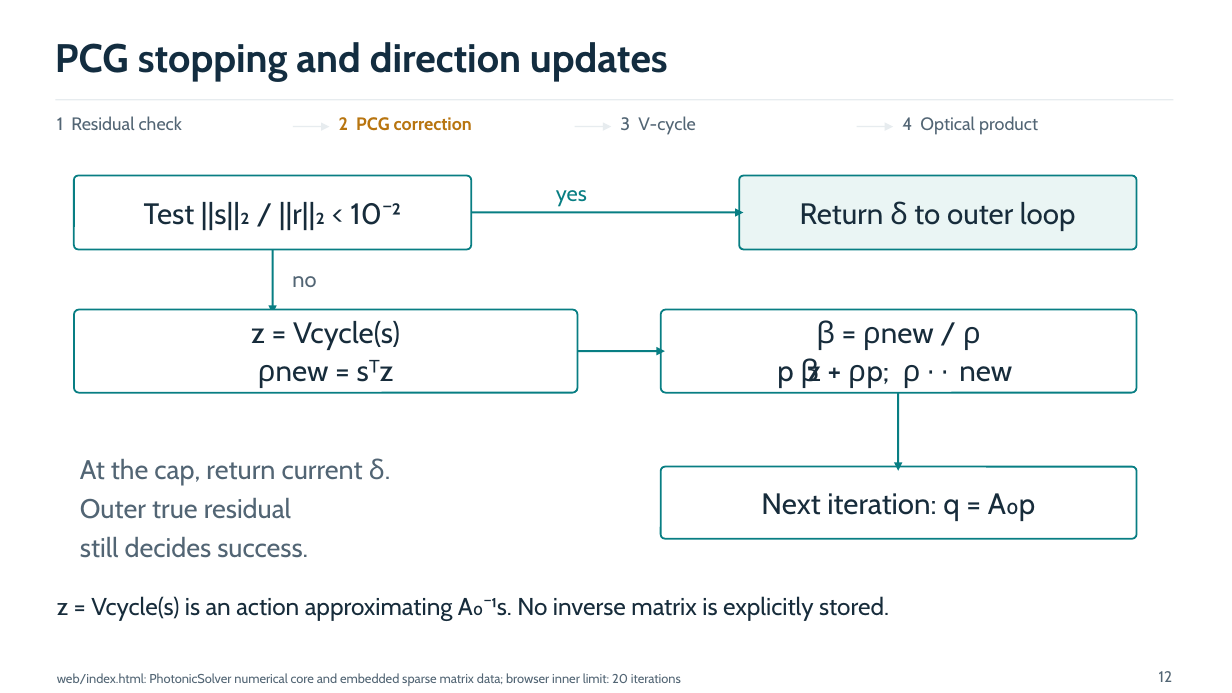
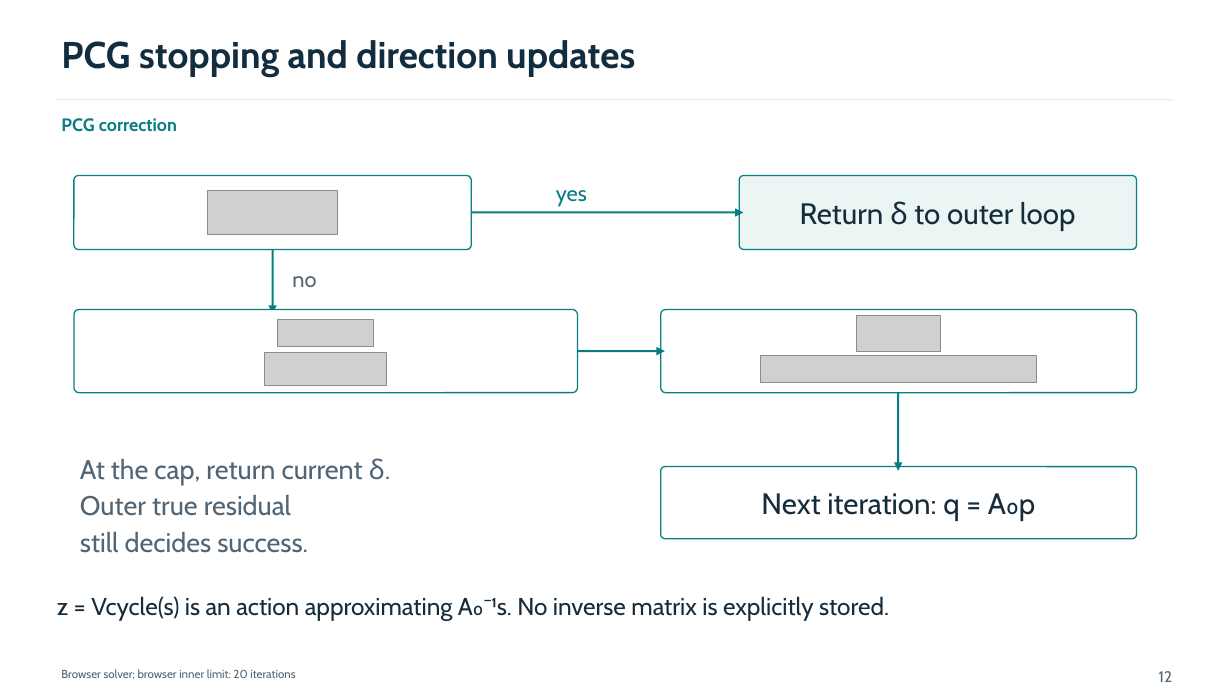
Before and after one commit to samarthdubey46/multigrid-pde-solver, a slide deck: slide 12 of presentation/build/photonic-pde-draft.pptx. Drawn at 1232x693 pixels with LibreOffice and Linux fonts; fonts in the diff are those of the drawing; grey boxes stand for pictures. Boxes give left, top, right and bottom in pixels: in the first picture for what was removed or moved away, otherwise in the second. Text is boxed around its words. In the diff, an @@ line names an element or a change of style, - is before the commit and + after.

```diff
--- a/presentation/build/photonic-pde-draft.pptx
+++ b/presentation/build/photonic-pde-draft.pptx
@@ text "PCG stopping and direction updates" at (61,40,635,77): size 31 to 29 pt; less space between paragraphs @@
@@ text removed at (57,116,182,130) @@
-1 Residual check
@@ text at (61,118,177,132): text changed; text colour #B87510 to #087E83 @@
-2 PCG correction
+PCG correction
@@ text removed at (620,116,696,135) @@
-3 V-cycle
@@ text removed at (902,116,1038,135) @@
-4 Optical product
@@ rectangle removed at (293,126,325,127) @@
@@ triangle removed at (322,122,330,130) @@
@@ rectangle removed at (575,126,607,127) @@
@@ triangle removed at (604,122,612,130) @@
@@ rectangle removed at (857,126,889,127) @@
@@ triangle removed at (884,122,893,130) @@
@@ text in rounded rectangle at (144,202,401,230): text removed @@
-Test ||s||₂ / ||r||₂ < 10⁻²
@@ picture added at (207,190,338,234) @@
@@ text in rounded rectangle at (251,321,400,350): text removed @@
-z = Vcycle(s)
-ρnew = sᵀz
@@ picture added at (277,320,373,347) @@
@@ outline #087E83 1.4 pt to #087E83 1 pt in 3 elements at (74,176,471,250), (74,310,578,393), (661,310,1137,393) @@
@@ text in rounded rectangle at (777,320,981,388): text removed @@
-β = ρnew / ρ
-p ← z + βp; ρ ← ρnew
@@ picture added at (857,315,941,351) @@
@@ picture added at (265,352,387,385) @@
@@ picture added at (761,356,1036,383) @@
@@ text "At the cap, return current ..." at (80,458,385,553): less space between paragraphs @@
@@ text at (61,669,295,679): text changed; size 10 to 9 pt @@
-web/index.html: PhotonicSolver numerical core and embedded sparse matrix data; browser inner limit: 20 iterations
+Browser solver; browser inner limit: 20 iterations
```
Also in this commit, not shown: 33 other slides changed, 1 slide added, 1 slide removed, 10 other files.
